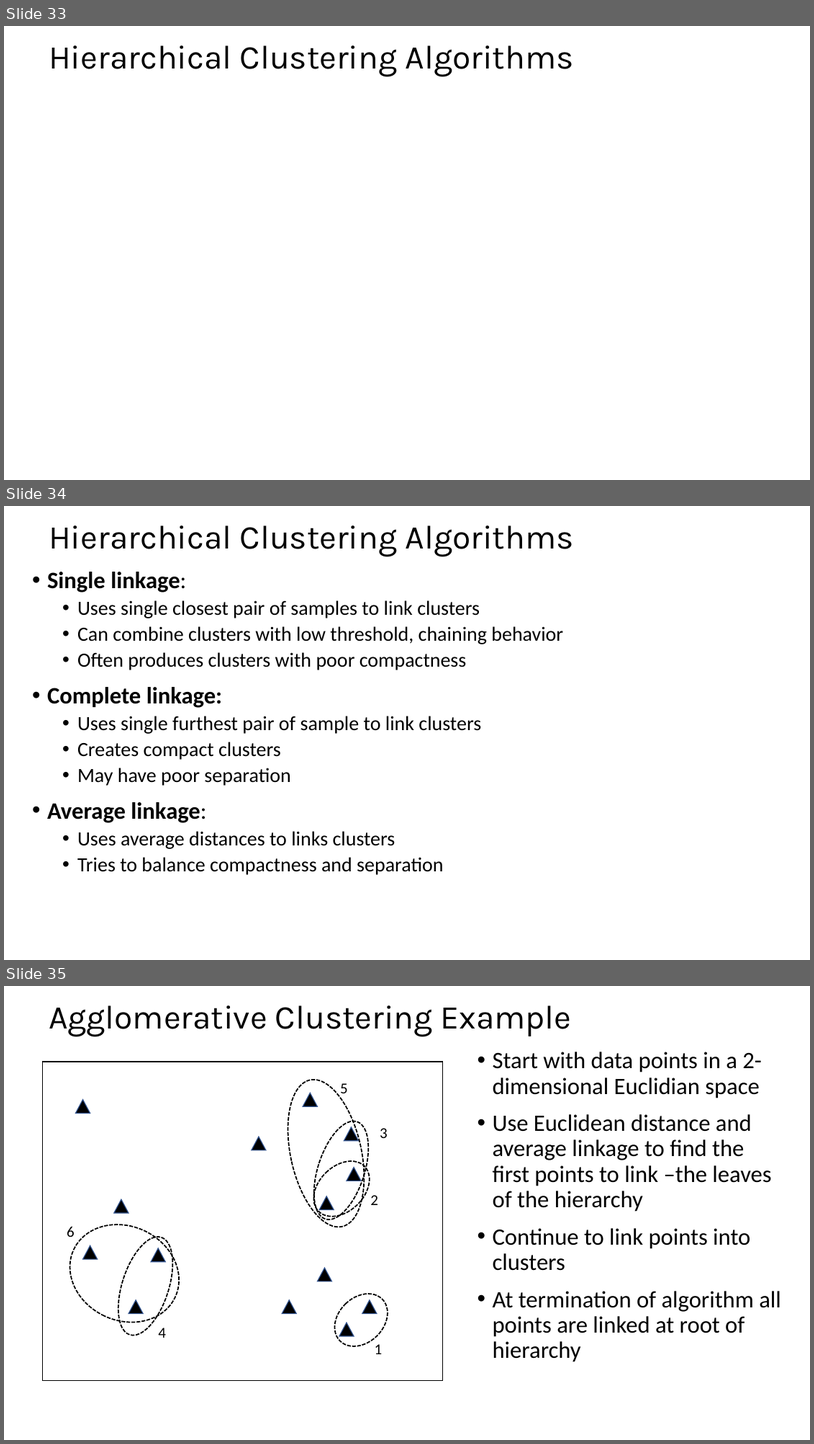
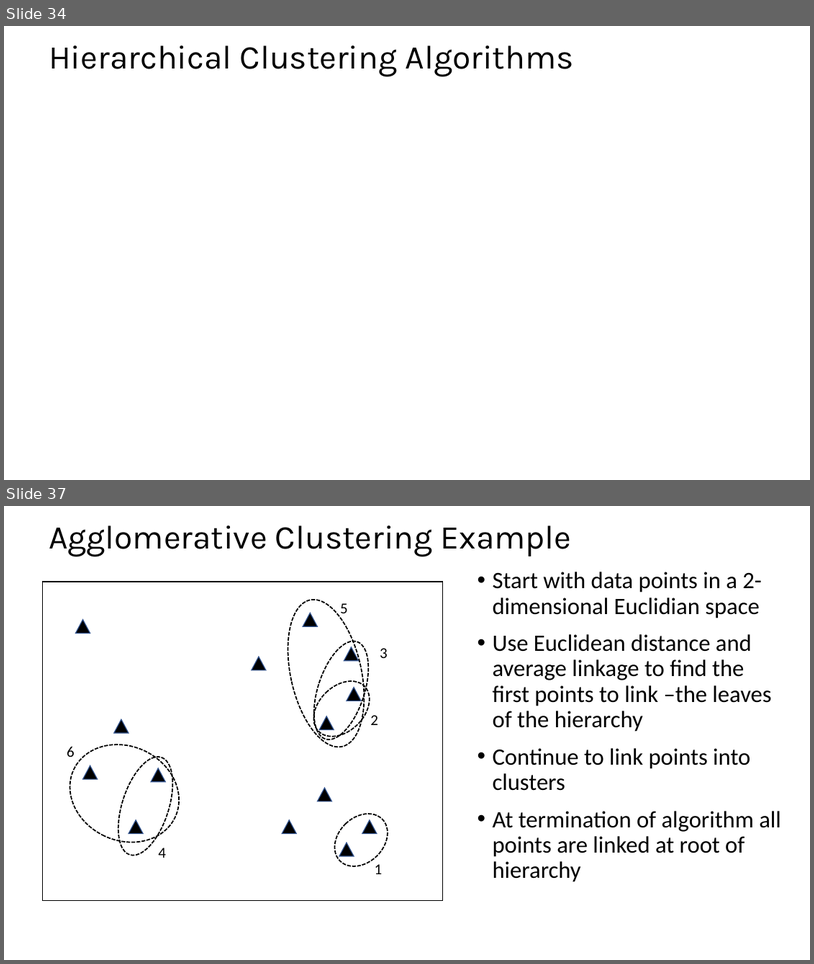
Before and after one commit to StephenElston/CSCI-E-108, a slide deck: slides/9_IntroductionToClustering.pptx. Shown one above the other, each under a label of ours: slides 33, 34 and 35 before the commit, slides 34 and 37 after it; the slides between them are not shown. The pictures are 814x1444 and 814x964 pixels, drawn with LibreOffice and Linux fonts; fonts in the diff are those of the drawing; grey boxes stand for pictures. Boxes give left, top, right and bottom in pixels: in the first picture for what was removed or moved away, otherwise in the second. Text is boxed around its words. In the diff, an @@ line names an element or a change of style, - is before the commit and + after.

```diff
--- a/slides/9_IntroductionToClustering.pptx
+++ b/slides/9_IntroductionToClustering.pptx
@@ slide 34 removed at [4, 506, 810, 960], background #FFFFFF @@
@@ title removed at [49, 525, 574, 556] @@
-Hierarchical Clustering Algorithms
@@ text removed at [47, 572, 563, 875] @@
-• Single linkage:
-  • Uses single closest pair of samples to link clusters
-  • Can combine clusters with low threshold, chaining behavior
-  • Often produces clusters with poor compactness
-• Complete linkage:
-  • Uses single furthest pair of sample to link clusters
-  • Creates compact clusters
-  • May have poor separation
-• Average linkage:
-  • Uses average distances to links clusters
-  • Tries to balance compactness and separation
@@ what was slide 33 is now slide 34 @@
@@ what was slide 35 is now slide 37 @@
```
Also in this commit, not shown: 7 slides changed, 3 slides added.
